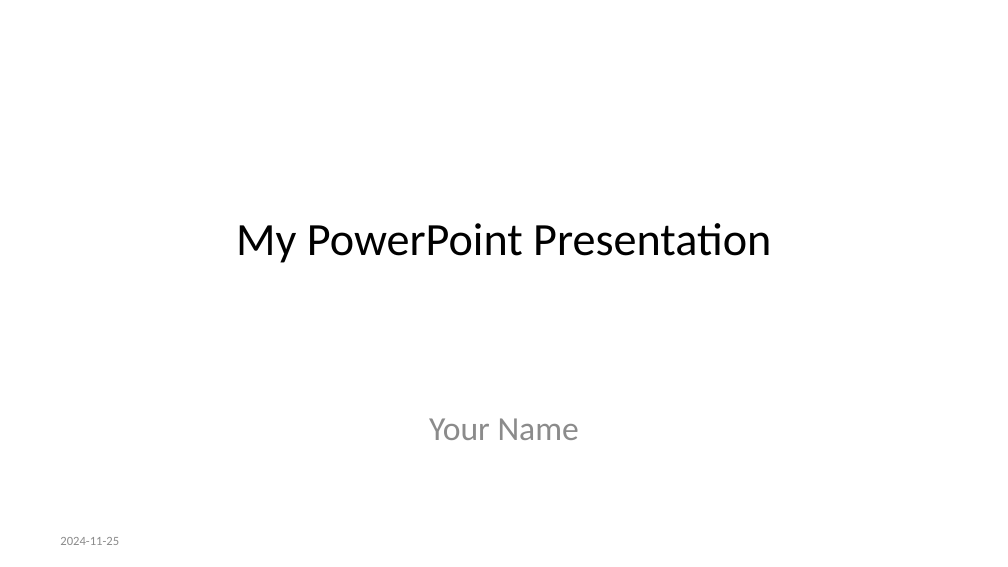
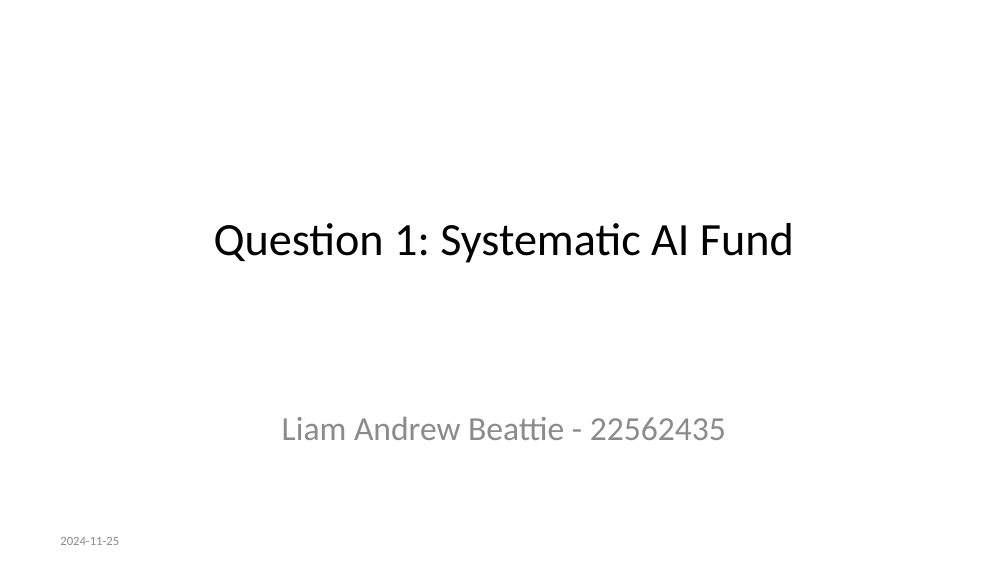
Before and after one commit to 22562435/22562435-FinEcosExam, a slide deck: slide 1 of Questions/Question 1/README.pptx. Drawn at 1008x567 pixels with LibreOffice and Linux fonts; fonts in the diff are those of the drawing. Boxes give left, top, right and bottom in pixels: in the first picture for what was removed or moved away, otherwise in the second. Text is boxed around its words. In the diff, an @@ line names an element or a change of style, - is before the commit and + after.

```diff
--- a/Questions/Question 1/README.pptx
+++ b/Questions/Question 1/README.pptx
@@ title at [214, 223, 794, 263]: text changed @@
-My PowerPoint Presentation
+Question 1: Systematic AI Fund
@@ subtitle at [282, 416, 726, 440]: text changed @@
-Your Name
+Liam Andrew Beattie - 22562435
```
Also in this commit, not shown: 3 slides added, 1 slide removed, 24 other files.
